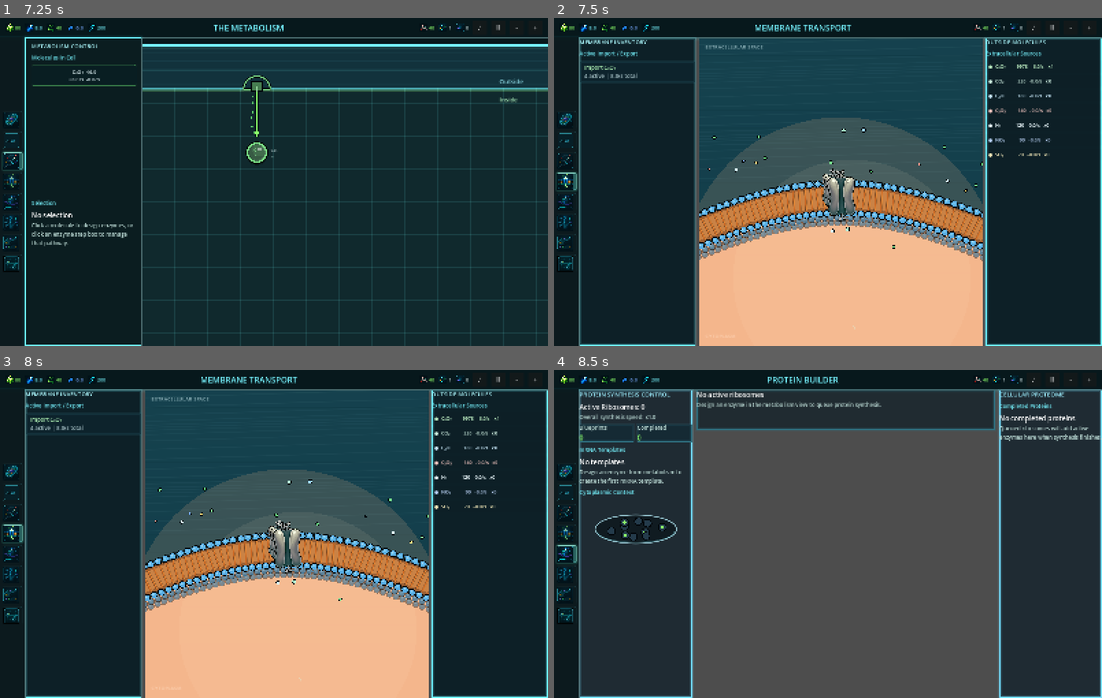
Above: before the commit, frames 1-4 (two rows, left to right).
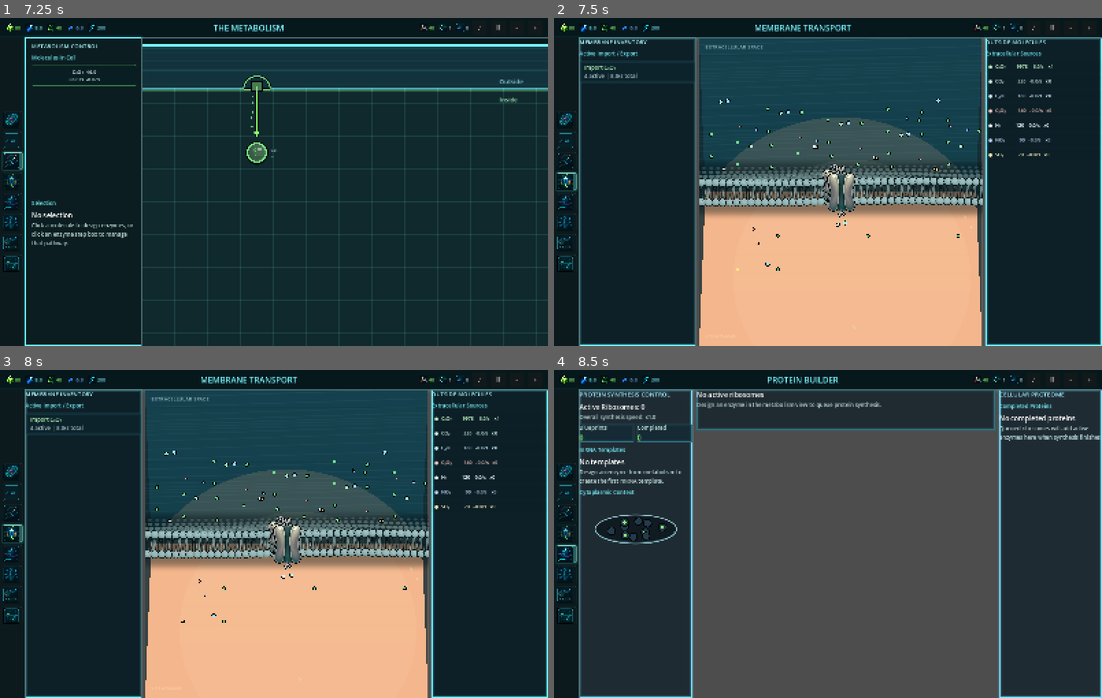
Above: after the commit, the same moments.

Repository: EliasEnglund/SimCell
Game: Godot game, scene res://scenes/main.tscn
The game is run twice, just before and just after one commit, with the same random seed, the same clock (stepped at 60 frames per second) and the same inputs.
Inputs (mouse positions are in pixels of both pictures, inside the frame that each line leads up to):
- Up to frame 1 (7.25 s): click "PLAY" at 0.5 s; click "♪" at 1.25 s; click "♫" at 2 s; click "Ⅱ" at 2.75 s; click "-" at 3.5 s; click "+" at 4.25 s; click (10, 119) at 5.02 s; click (10, 139) at 5.77 s; click (10, 162) at 6.52 s
- Up to frame 2 (7.5 s): click (564, 182) at 7.27 s
- Up to frame 3 (8 s): no input
- Up to frame 4 (8.5 s): click (564, 553) at 8.02 s

Frame 1 is identical in both runs. In frame 2, 11% of the frame differs, in the area x 26-79%, y 6-100%; in frame 3, 11%; in frame 4, nothing differs.

Commit message:
Use flat layered membrane art

Diff:
--- a/scripts/ui/main.gd
+++ b/scripts/ui/main.gd
@@ -2632,6 +2632,7 @@
 
 	signal scroll_changed(next_scroll: float)
 
+	var membrane_texture: Texture2D
 	var transporter_texture: Texture2D
 	var simulation
 	var highlight_molecule := ""
@@ -2645,26 +2646,17 @@
 	const VISIBLE_MEMBRANE_ARC := 0.42
 
 	func set_scroll_position(next_scroll: float) -> void:
-		_membrane_scroll = fposmod(next_scroll, 1.0)
+		_membrane_scroll = clampf(next_scroll, 0.0, 1.0)
 
 	func _ready() -> void:
+		membrane_texture = _load_texture_from_file("res://assets/membrane/flat-layered-membrane-reference-style.png")
 		transporter_texture = _load_texture_from_file("res://assets/membrane/transporter-sheet-opaque.png")
 		mouse_filter = Control.MOUSE_FILTER_STOP
 		set_process(true)
 
 	func _gui_input(event: InputEvent) -> void:
 		if event is InputEventMouseButton and event.button_index == MOUSE_BUTTON_LEFT:
-			_dragging = event.pressed
-			_last_drag_position = event.position
-			accept_event()
-		elif event is InputEventMouseMotion and _dragging:
-			var delta: Vector2 = event.position - _last_drag_position
-			_last_drag_position = event.position
-			if size.x > 1.0:
-				_membrane_scroll = fposmod(_membrane_scroll - delta.x / size.x * VISIBLE_MEMBRANE_ARC, 1.0)
-				scroll_changed.emit(_membrane_scroll)
-				_update_particle_transforms()
-				queue_redraw()
+			_dragging = false
 			accept_event()
 
 	func _process(delta: float) -> void:
@@ -2791,25 +2783,36 @@
 			draw_circle(p + drift, 1.2 + fmod(seed * 5.0, 2.2), Color(0.82, 1.0, 0.94, 0.08 + seed * 0.06))
 
 	func _draw_membrane_body() -> void:
-		var upper_edge := _membrane_edge_points(-43.0, 96)
-		var lower_edge := _membrane_edge_points(43.0, 96)
-		var membrane_band := PackedVector2Array()
-		for point in upper_edge:
-			membrane_band.append(point)
-		for i in range(lower_edge.size() - 1, -1, -1):
-			membrane_band.append(lower_edge[i])
-		draw_colored_polygon(membrane_band, Color("9d6134"))
-		draw_colored_polygon(_membrane_inner_band(-28.0, 28.0, 96), Color("ca8245"))
-		draw_polyline(upper_edge, Color(0.0, 0.03, 0.05, 0.86), 8.0, true)
-		draw_polyline(lower_edge, Color(0.0, 0.03, 0.05, 0.82), 8.0, true)
-		_draw_tail_lattice()
-		_draw_membrane_depth_rows()
+		if membrane_texture != null:
+			draw_texture_rect(membrane_texture, _membrane_texture_rect(), false)
+			return
+		var rect := _fallback_membrane_rect()
+		draw_rect(rect, Color("1d4248"), true)
+		draw_rect(Rect2(rect.position + Vector2(0.0, rect.size.y * 0.36), Vector2(rect.size.x, rect.size.y * 0.28)), Color("607f7f"), true)
 
 	func _draw_membrane_front_heads() -> void:
-		_draw_lipid_head_row(-44.0, 48, 1.0, 1.0)
-		_draw_lipid_head_row(44.0, 48, 0.94, 1.0)
-		draw_polyline(_membrane_edge_points(-43.0, 96), Color(0.62, 1.0, 1.0, 0.20), 1.8, true)
-		draw_polyline(_membrane_edge_points(43.0, 96), Color(0.62, 1.0, 1.0, 0.14), 1.6, true)
+		if membrane_texture == null:
+			_draw_lipid_head_row(-44.0, 48, 1.0, 1.0)
+			_draw_lipid_head_row(44.0, 48, 0.94, 1.0)
+
+	func _membrane_texture_rect() -> Rect2:
+		if membrane_texture == null:
+			return _fallback_membrane_rect()
+		var aspect := membrane_texture.get_size().x / membrane_texture.get_size().y
+		var width := size.x * 1.04
+		var height := minf(width / aspect, size.y * 0.50)
+		width = height * aspect
+		var x := (size.x - width) * 0.5
+		var y := size.y * 0.50 - height * 0.56
+		return Rect2(Vector2(x, y), Vector2(width, height))
+
+	func _fallback_membrane_rect() -> Rect2:
+		var height := size.y * 0.28
+		return Rect2(Vector2(-size.x * 0.02, size.y * 0.50 - height * 0.50), Vector2(size.x * 1.04, height))
+
+	func _membrane_center_y() -> float:
+		var rect := _membrane_texture_rect()
+		return rect.position.y + rect.size.y * 0.56
 
 	func _draw_membrane_depth_rows() -> void:
 		_draw_lipid_head_row(-57.0, 52, 0.52, 0.45, -15.0)
@@ -2880,28 +2883,15 @@
 		return points
 
 	func _anchor_sample(t: float, animated: bool = true) -> Dictionary:
-		var x := lerpf(-size.x * 0.12, size.x * 1.12, t)
-		var arch := -sin(t * PI) * size.y * 0.15
-		var wave := 0.0
-		if animated:
-			wave = sin(t * TAU * 1.55 - _elapsed * 0.95) * 5.2 + sin(t * TAU * 3.1 + _elapsed * 0.72) * 1.5
-		var point := Vector2(x, size.y * 0.67 + arch + wave)
-		var dt := 0.006
-		var p2 := _anchor_point_static(clampf(t + dt, 0.0, 1.0), animated)
-		var p1 := _anchor_point_static(clampf(t - dt, 0.0, 1.0), animated)
-		var tangent := (p2 - p1).normalized()
-		var inside_normal := Vector2(-tangent.y, tangent.x)
-		if inside_normal.y < 0.0:
-			inside_normal = -inside_normal
+		var point := _anchor_point_static(t, false)
+		var tangent := Vector2.RIGHT
+		var inside_normal := Vector2.DOWN
 		return {"point": point, "tangent": tangent, "inside_normal": inside_normal}
 
 	func _anchor_point_static(t: float, animated: bool) -> Vector2:
-		var x := lerpf(-size.x * 0.12, size.x * 1.12, t)
-		var arch := -sin(t * PI) * size.y * 0.15
-		var wave := 0.0
-		if animated:
-			wave = sin(t * TAU * 1.55 - _elapsed * 0.95) * 5.2 + sin(t * TAU * 3.1 + _elapsed * 0.72) * 1.5
-		return Vector2(x, size.y * 0.67 + arch + wave)
+		var rect := _membrane_texture_rect()
+		var x := lerpf(rect.position.x + rect.size.x * 0.04, rect.position.x + rect.size.x * 0.96, t)
+		return Vector2(x, _membrane_center_y())
 
 	func _draw_transporter_proteins() -> void:
 		var arrows: Array = simulation.membrane_transport_arrows()
@@ -2941,14 +2931,10 @@
 		return fposmod(0.15 + seed * 0.70, 1.0)
 
 	func _world_to_visible_t(world_t: float) -> float:
-		var rel := fposmod(world_t - _membrane_scroll + 0.5, 1.0) - 0.5
-		var half_visible := VISIBLE_MEMBRANE_ARC * 0.5
-		if absf(rel) > half_visible:
-			return -1.0
-		return clampf(rel / VISIBLE_MEMBRANE_ARC + 0.5, 0.0, 1.0)
+		return clampf(world_t, 0.0, 1.0)
 
 	func _visible_to_world_t(screen_t: float) -> float:
-		return fposmod(_membrane_scroll + (screen_t - 0.5) * VISIBLE_MEMBRANE_ARC, 1.0)
+		return clampf(screen_t, 0.0, 1.0)
 
 	func _membrane_placement(t: float) -> Dictionary:
 		var sample := _anchor_sample(t, true)
Binary file added: assets/membrane/flat-layered-membrane-reference-style.png
